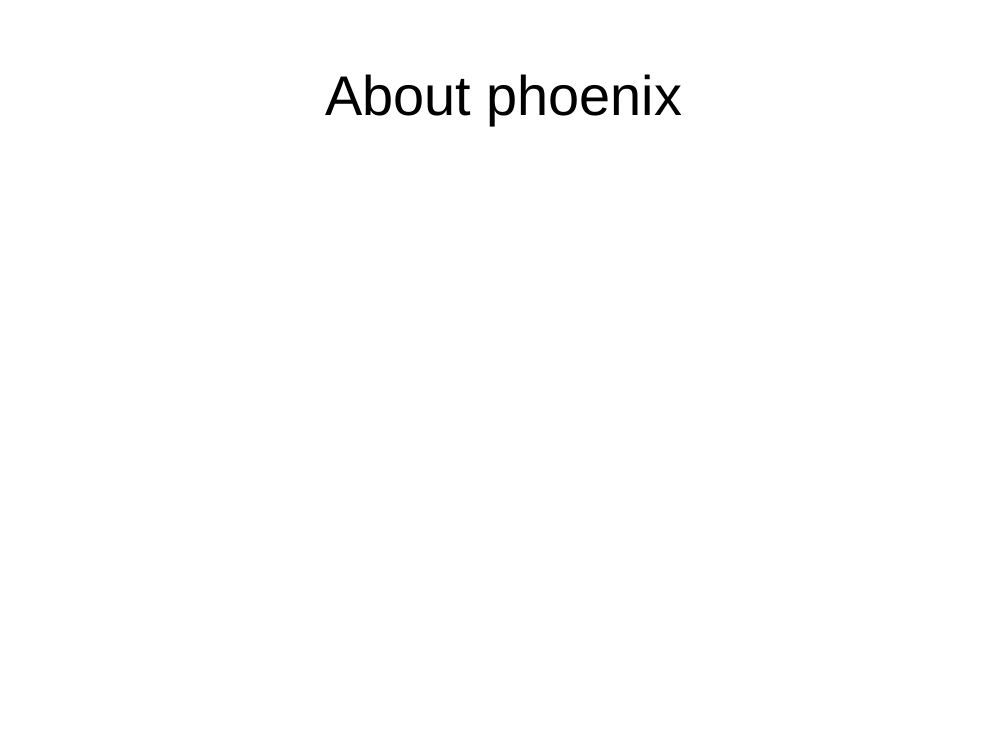
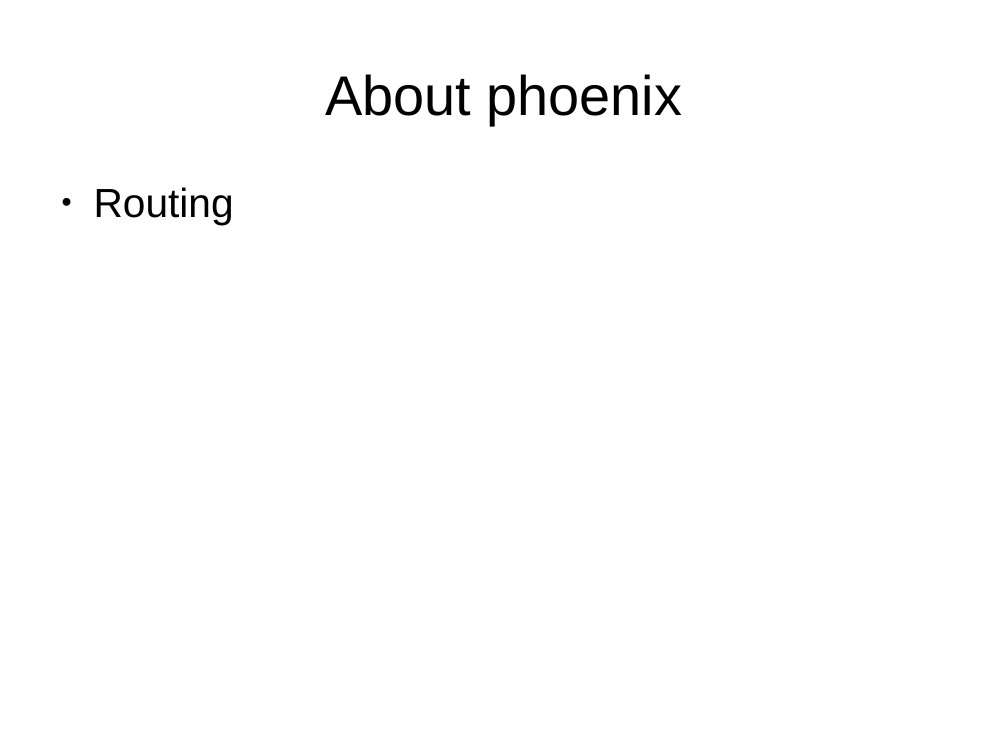
Before and after one commit to ramortegui/talks, a slide deck: slide 8 of phoenix-basics.odp (slide 5 before the commit). Drawn at 1008x756 pixels with LibreOffice and Linux fonts; fonts in the diff are those of the drawing. Boxes give left, top, right and bottom in pixels: in the first picture for what was removed or moved away, otherwise in the second. Text is boxed around its words. In the diff, an @@ line names an element or a change of style, - is before the commit and + after.

```diff
--- a/phoenix-basics.odp
+++ b/phoenix-basics.odp
@@ text added at <box>94,187,234,225</box>, 32 pt, text #000000 @@
+● Routing
```
Also in this commit, not shown: 1 other slide changed, 3 slides added.
